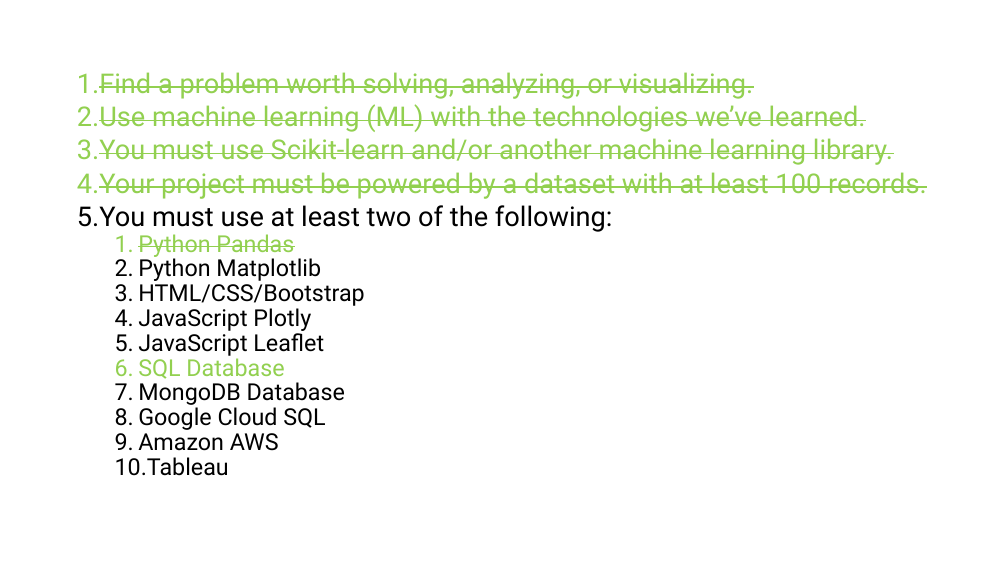
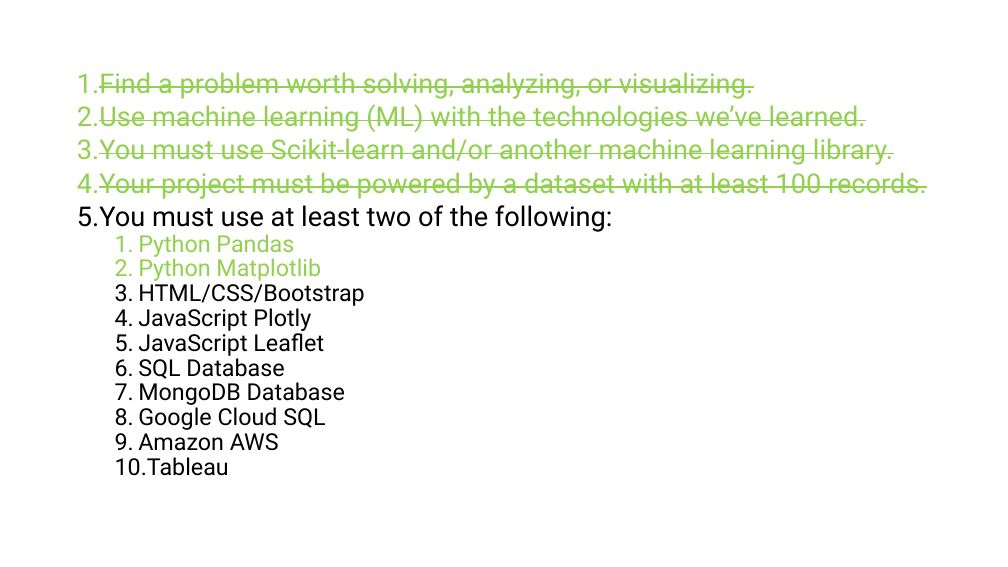
Before and after one commit to Evdawg/Project_4_FF_ML, a slide deck: slide 8 of Project_3_outline.pptm (slide 7 before the commit). Drawn at 1008x567 pixels with LibreOffice and Linux fonts; fonts in the diff are those of the drawing. Boxes give left, top, right and bottom in pixels: in the first picture for what was removed or moved away, otherwise in the second. Text is boxed around its words. In the diff, an @@ line names an element or a change of style, - is before the commit and + after.

```diff
--- a/Project_3_outline.pptm
+++ b/Project_3_outline.pptm
@@ text at bbox=[138, 234, 321, 379]: strikethrough off in "Python Pandas"; text colour #000000 to #92D050 in "Python Matplotlib"; text colour #92D050 to #000000 in "SQL Database" @@
```
Also in this commit, not shown: 5 other slides changed, 1 slide added, 2 other files.
